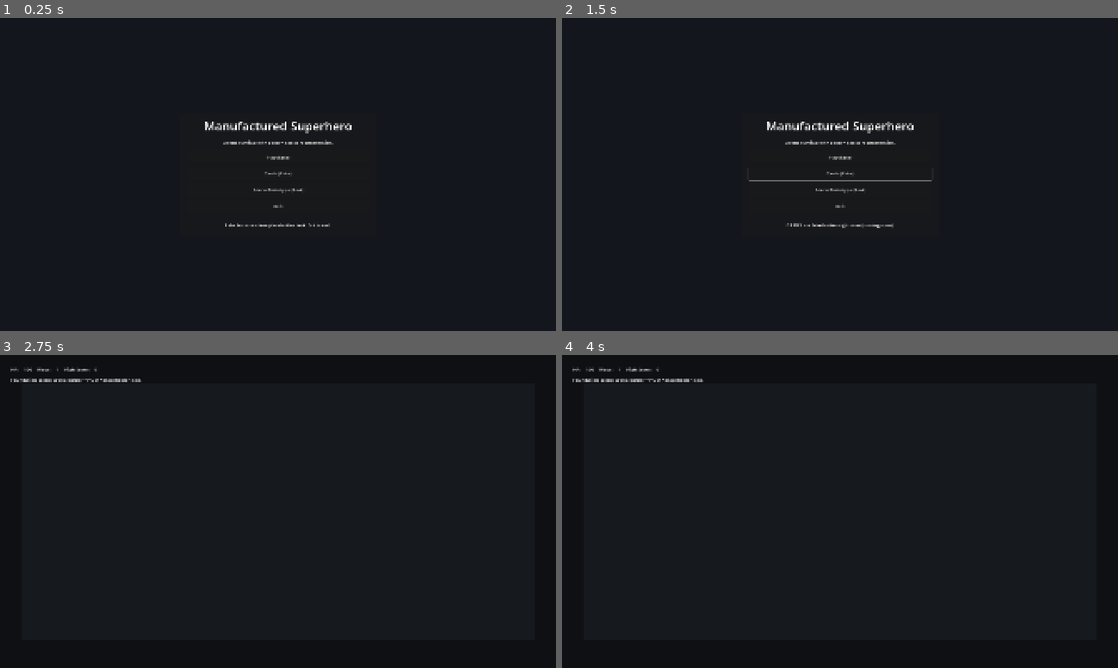
Above: before the commit, frames 1-4 (two rows, left to right).
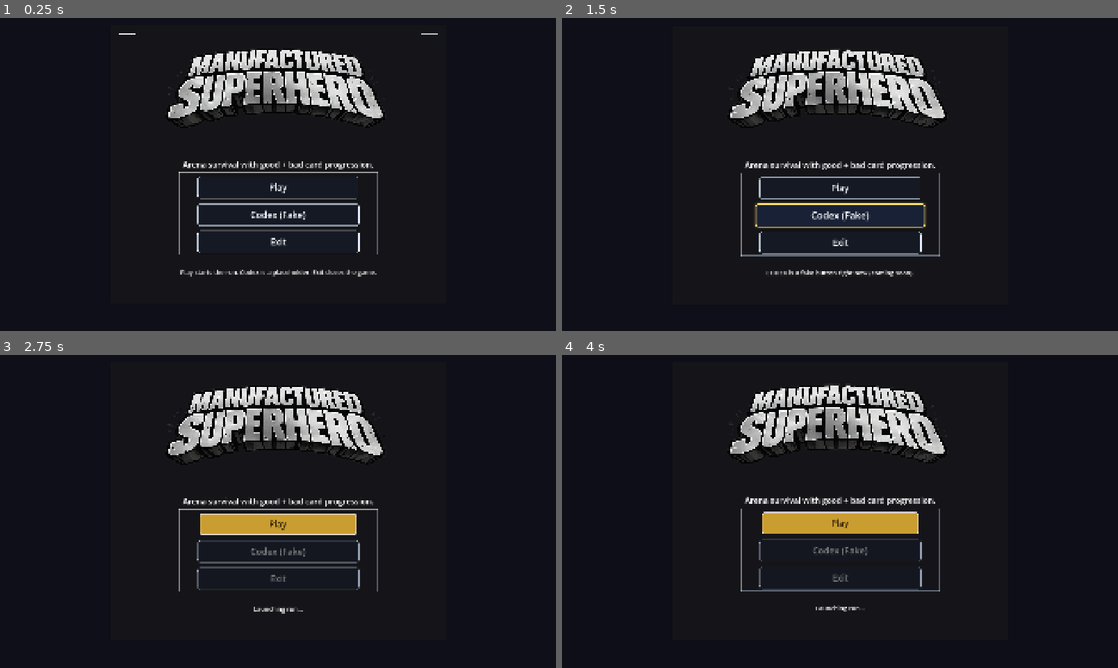
Above: after the commit, the same moments.

Repository: harrisonlee0808-alt/manufactured-superhero
Game: Godot game, scene res://scenes/MainMenu.tscn
The game is run twice, just before and just after one commit, with the same random seed, the same clock (stepped at 60 frames per second) and the same inputs.
Inputs (mouse positions are in pixels of both pictures, inside the frame that each line leads up to):
- Up to frame 1 (0.25 s): no input
- Up to frame 2 (1.5 s): click (840, 171) at 0.5 s, where only the run before the commit has a clickable "Cards (Fake)"; click (840, 215) at 1.25 s, where only the run after the commit has a clickable "Codex (Fake)"
- Up to frame 3 (2.75 s): click (278, 527) at 2 s, where only the run before the commit has a clickable "Arena Prototype (Real)"
- Up to frame 4 (4 s): click (840, 524) at 2.75 s, where only the run after the commit has a clickable "Play"; click (840, 524) at 3.5 s, where only the run after the commit has a clickable "Play"

The runs differ from the first frame. In frame 1, 8.0% of the frame differs, in the area x 21-79%, y 4-83%; in frame 2, 10%, in the area x 29-70%, y 9-83%; in frame 3, 9.7%; in frame 4, 9.5%.

Commit message:
Furnished title screen

Diff:
--- a/scenes/MainMenu.tscn
+++ b/scenes/MainMenu.tscn
@@ -1,6 +1,60 @@
-[gd_scene load_steps=2 format=3]
+[gd_scene load_steps=6 format=3]
 
 [ext_resource type="Script" path="res://scripts/main_menu.gd" id="1_main_menu_script"]
+
+[sub_resource type="StyleBoxFlat" id="StyleBoxFlat_btn_normal"]
+bg_color = Color(0.08, 0.1, 0.145, 0.95)
+border_width_left = 2
+border_width_top = 2
+border_width_right = 2
+border_width_bottom = 2
+border_color = Color(0.9, 0.94, 1, 0.9)
+corner_radius_top_left = 10
+corner_radius_top_right = 10
+corner_radius_bottom_right = 10
+corner_radius_bottom_left = 10
+shadow_color = Color(0, 0, 0, 0.45)
+shadow_size = 4
+
+[sub_resource type="StyleBoxFlat" id="StyleBoxFlat_btn_hover"]
+bg_color = Color(0.09, 0.12, 0.18, 0.98)
+border_width_left = 3
+border_width_top = 3
+border_width_right = 3
+border_width_bottom = 3
+border_color = Color(1, 0.83, 0.35, 0.95)
+corner_radius_top_left = 10
+corner_radius_top_right = 10
+corner_radius_bottom_right = 10
+corner_radius_bottom_left = 10
+shadow_color = Color(1, 0.8, 0.25, 0.18)
+shadow_size = 6
+
+[sub_resource type="StyleBoxFlat" id="StyleBoxFlat_btn_pressed"]
+bg_color = Color(0.07, 0.09, 0.13, 0.98)
+border_width_left = 3
+border_width_top = 3
+border_width_right = 3
+border_width_bottom = 3
+border_color = Color(1, 0.75, 0.22, 0.98)
+corner_radius_top_left = 10
+corner_radius_top_right = 10
+corner_radius_bottom_right = 10
+corner_radius_bottom_left = 10
+shadow_color = Color(1, 0.72, 0.2, 0.14)
+shadow_size = 4
+
+[sub_resource type="StyleBoxFlat" id="StyleBoxFlat_btn_disabled"]
+bg_color = Color(0.08, 0.1, 0.145, 0.55)
+border_width_left = 2
+border_width_top = 2
+border_width_right = 2
+border_width_bottom = 2
+border_color = Color(0.7, 0.76, 0.86, 0.45)
+corner_radius_top_left = 10
+corner_radius_top_right = 10
+corner_radius_bottom_right = 10
+corner_radius_bottom_left = 10
 
 [node name="MainMenu" type="Control"]
 layout_mode = 3
@@ -18,77 +72,237 @@
 anchor_bottom = 1.0
 grow_horizontal = 2
 grow_vertical = 2
-color = Color(0.0784314, 0.0862745, 0.113725, 1)
+color = Color(0.0470588, 0.054902, 0.0745098, 1)
+
+[node name="AmbientTint" type="ColorRect" parent="."]
+layout_mode = 1
+anchors_preset = 15
+anchor_right = 1.0
+anchor_bottom = 1.0
+grow_horizontal = 2
+grow_vertical = 2
+mouse_filter = 2
+color = Color(0.141176, 0.0862745, 0.282353, 0.1)
 
 [node name="MainLayout" type="CenterContainer" parent="."]
 layout_mode = 1
 anchors_preset = 15
 anchor_right = 1.0
 anchor_bottom = 1.0
+offset_top = 24.0
+offset_bottom = 24.0
 grow_horizontal = 2
 grow_vertical = 2
 
 [node name="Panel" type="Panel" parent="MainLayout"]
-custom_minimum_size = Vector2(680, 420)
-layout_mode = 2
+custom_minimum_size = Vector2(1160, 960)
+layout_mode = 2
+
+[node name="PanelDecor" type="Control" parent="MainLayout/Panel"]
+layout_mode = 1
+anchors_preset = 15
+anchor_right = 1.0
+anchor_bottom = 1.0
+grow_horizontal = 2
+grow_vertical = 2
+mouse_filter = 2
+
+[node name="OuterTopLine" type="ColorRect" parent="MainLayout/Panel/PanelDecor"]
+layout_mode = 1
+anchors_preset = 10
+anchor_right = 1.0
+offset_left = 16.0
+offset_top = 14.0
+offset_right = -16.0
+offset_bottom = 16.0
+grow_horizontal = 2
+color = Color(1, 1, 1, 0.75)
+
+[node name="OuterBottomLine" type="ColorRect" parent="MainLayout/Panel/PanelDecor"]
+layout_mode = 1
+anchors_preset = 12
+anchor_top = 1.0
+anchor_right = 1.0
+anchor_bottom = 1.0
+offset_left = 16.0
+offset_top = -16.0
+offset_right = -16.0
+offset_bottom = -14.0
+grow_horizontal = 2
+grow_vertical = 0
+color = Color(0.8, 0.88, 1, 0.45)
+
+[node name="OuterLeftLine" type="ColorRect" parent="MainLayout/Panel/PanelDecor"]
+layout_mode = 1
+anchors_preset = 9
+anchor_right = 0.0
+anchor_bottom = 1.0
+offset_left = 14.0
+offset_top = 16.0
+offset_right = 16.0
+offset_bottom = -16.0
+grow_vertical = 2
+color = Color(1, 1, 1, 0.55)
+
+[node name="OuterRightLine" type="ColorRect" parent="MainLayout/Panel/PanelDecor"]
+layout_mode = 1
+anchors_preset = 11
+anchor_left = 1.0
+anchor_top = 0.0
+anchor_right = 1.0
+anchor_bottom = 1.0
+offset_left = -16.0
+offset_top = 16.0
+offset_right = -14.0
+offset_bottom = -16.0
+grow_vertical = 2
+color = Color(0.8, 0.88, 1, 0.42)
+
+[node name="CornerTLH" type="ColorRect" parent="MainLayout/Panel/PanelDecor"]
+layout_mode = 0
+offset_left = 28.0
+offset_top = 28.0
+offset_right = 86.0
+offset_bottom = 30.0
+color = Color(1, 1, 1, 0.9)
+
+[node name="CornerTLV" type="ColorRect" parent="MainLayout/Panel/PanelDecor"]
+layout_mode = 0
+offset_left = 28.0
+offset_top = 28.0
+offset_right = 30.0
+offset_bottom = 86.0
+color = Color(1, 1, 1, 0.9)
+
+[node name="CornerTRH" type="ColorRect" parent="MainLayout/Panel/PanelDecor"]
+layout_mode = 0
+offset_left = 1074.0
+offset_top = 28.0
+offset_right = 1132.0
+offset_bottom = 30.0
+color = Color(0.88, 0.92, 1, 0.8)
+
+[node name="CornerTRV" type="ColorRect" parent="MainLayout/Panel/PanelDecor"]
+layout_mode = 0
+offset_left = 1130.0
+offset_top = 28.0
+offset_right = 1132.0
+offset_bottom = 86.0
+color = Color(0.88, 0.92, 1, 0.8)
+
+[node name="ButtonFringeTop" type="ColorRect" parent="MainLayout/Panel/PanelDecor"]
+layout_mode = 0
+offset_left = 236.0
+offset_top = 506.0
+offset_right = 924.0
+offset_bottom = 509.0
+color = Color(1, 1, 1, 0.55)
+
+[node name="ButtonFringeBottom" type="ColorRect" parent="MainLayout/Panel/PanelDecor"]
+layout_mode = 0
+offset_left = 236.0
+offset_top = 790.0
+offset_right = 924.0
+offset_bottom = 793.0
+color = Color(0.8, 0.88, 1, 0.4)
+
+[node name="ButtonFringeLeft" type="ColorRect" parent="MainLayout/Panel/PanelDecor"]
+layout_mode = 0
+offset_left = 236.0
+offset_top = 506.0
+offset_right = 239.0
+offset_bottom = 793.0
+color = Color(1, 1, 1, 0.45)
+
+[node name="ButtonFringeRight" type="ColorRect" parent="MainLayout/Panel/PanelDecor"]
+layout_mode = 0
+offset_left = 921.0
+offset_top = 506.0
+offset_right = 924.0
+offset_bottom = 793.0
+color = Color(0.8, 0.88, 1, 0.35)
 
 [node name="Content" type="VBoxContainer" parent="MainLayout/Panel"]
 layout_mode = 1
 anchors_preset = 15
 anchor_right = 1.0
 anchor_bottom = 1.0
-offset_left = 24.0
-offset_top = 24.0
-offset_right = -24.0
-offset_bottom = -24.0
-grow_horizontal = 2
-grow_vertical = 2
-theme_override_constants/separation = 16
-
-[node name="TitleLabel" type="Label" parent="MainLayout/Panel/Content"]
-layout_mode = 2
-theme_override_font_sizes/font_size = 42
-text = "Manufactured Superhero"
-horizontal_alignment = 1
+offset_left = 44.0
+offset_top = 60.0
+offset_right = -44.0
+offset_bottom = -36.0
+grow_horizontal = 2
+grow_vertical = 2
+theme_override_constants/separation = 20
+
+[node name="TitleImage" type="TextureRect" parent="MainLayout/Panel/Content"]
+custom_minimum_size = Vector2(0, 380)
+layout_mode = 2
+expand_mode = 1
+stretch_mode = 5
+z_index = 20
 
 [node name="SubtitleLabel" type="Label" parent="MainLayout/Panel/Content"]
 layout_mode = 2
+theme_override_font_sizes/font_size = 28
 text = "Arena survival with good + bad card progression."
 horizontal_alignment = 1
 
 [node name="Buttons" type="VBoxContainer" parent="MainLayout/Panel/Content"]
 layout_mode = 2
-theme_override_constants/separation = 10
+theme_override_constants/separation = 16
 
 [node name="PlayButton" type="Button" parent="MainLayout/Panel/Content/Buttons"]
-custom_minimum_size = Vector2(0, 46)
-layout_mode = 2
-text = "Play (Fake)"
-
-[node name="CardsButton" type="Button" parent="MainLayout/Panel/Content/Buttons"]
-custom_minimum_size = Vector2(0, 46)
-layout_mode = 2
-text = "Cards (Fake)"
-
-[node name="ArenaPrototypeButton" type="Button" parent="MainLayout/Panel/Content/Buttons"]
-custom_minimum_size = Vector2(0, 46)
-layout_mode = 2
-text = "Arena Prototype (Real)"
+custom_minimum_size = Vector2(560, 78)
+layout_mode = 2
+size_flags_horizontal = 4
+theme_override_colors/font_color = Color(0.96, 0.98, 1, 1)
+theme_override_colors/font_hover_color = Color(1, 0.97, 0.88, 1)
+theme_override_colors/font_pressed_color = Color(1, 0.94, 0.82, 1)
+theme_override_styles/normal = SubResource("StyleBoxFlat_btn_normal")
+theme_override_styles/hover = SubResource("StyleBoxFlat_btn_hover")
+theme_override_styles/pressed = SubResource("StyleBoxFlat_btn_pressed")
+theme_override_styles/disabled = SubResource("StyleBoxFlat_btn_disabled")
+theme_override_font_sizes/font_size = 31
+text = "Play"
+
+[node name="CodexButton" type="Button" parent="MainLayout/Panel/Content/Buttons"]
+custom_minimum_size = Vector2(560, 78)
+layout_mode = 2
+size_flags_horizontal = 4
+theme_override_colors/font_color = Color(0.96, 0.98, 1, 1)
+theme_override_colors/font_hover_color = Color(1, 0.97, 0.88, 1)
+theme_override_colors/font_pressed_color = Color(1, 0.94, 0.82, 1)
+theme_override_styles/normal = SubResource("StyleBoxFlat_btn_normal")
+theme_override_styles/hover = SubResource("StyleBoxFlat_btn_hover")
+theme_override_styles/pressed = SubResource("StyleBoxFlat_btn_pressed")
+theme_override_styles/disabled = SubResource("StyleBoxFlat_btn_disabled")
+theme_override_font_sizes/font_size = 31
+text = "Codex (Fake)"
 
 [node name="ExitButton" type="Button" parent="MainLayout/Panel/Content/Buttons"]
-custom_minimum_size = Vector2(0, 46)
-layout_mode = 2
+custom_minimum_size = Vector2(560, 78)
+layout_mode = 2
+size_flags_horizontal = 4
+theme_override_colors/font_color = Color(0.96, 0.98, 1, 1)
+theme_override_colors/font_hover_color = Color(1, 0.97, 0.88, 1)
+theme_override_colors/font_pressed_color = Color(1, 0.94, 0.82, 1)
+theme_override_styles/normal = SubResource("StyleBoxFlat_btn_normal")
+theme_override_styles/hover = SubResource("StyleBoxFlat_btn_hover")
+theme_override_styles/pressed = SubResource("StyleBoxFlat_btn_pressed")
+theme_override_styles/disabled = SubResource("StyleBoxFlat_btn_disabled")
+theme_override_font_sizes/font_size = 31
 text = "Exit"
 
 [node name="StatusLabel" type="Label" parent="MainLayout/Panel/Content"]
-custom_minimum_size = Vector2(0, 54)
-layout_mode = 2
-text = "Fake buttons show placeholder text. Exit is real."
+custom_minimum_size = Vector2(0, 90)
+layout_mode = 2
+theme_override_font_sizes/font_size = 22
+text = "Loading title image from assets/images/title.png..."
 horizontal_alignment = 1
 vertical_alignment = 1
 autowrap_mode = 3
 
 [connection signal="pressed" from="MainLayout/Panel/Content/Buttons/PlayButton" to="." method="_on_play_button_pressed"]
-[connection signal="pressed" from="MainLayout/Panel/Content/Buttons/CardsButton" to="." method="_on_cards_button_pressed"]
-[connection signal="pressed" from="MainLayout/Panel/Content/Buttons/ArenaPrototypeButton" to="." method="_on_arena_prototype_button_pressed"]
+[connection signal="pressed" from="MainLayout/Panel/Content/Buttons/CodexButton" to="." method="_on_codex_button_pressed"]
 [connection signal="pressed" from="MainLayout/Panel/Content/Buttons/ExitButton" to="." method="_on_exit_button_pressed"]
--- a/scripts/main_menu.gd
+++ b/scripts/main_menu.gd
@@ -1,20 +1,219 @@
 extends Control
 
+const TITLE_IMAGE_PATH := "res://assets/images/title.png"
+const BASE_STATUS := "Play starts the run. Codex is a placeholder. Exit closes the game."
+
+const BUTTON_NORMAL_SCALE := Vector2(1.0, 1.0)
+const BUTTON_HOVER_SCALE := Vector2(1.05, 1.05)
+const BUTTON_PRESS_SCALE := Vector2(0.97, 0.97)
+const BUTTON_NORMAL_TINT := Color(1.0, 1.0, 1.0, 1.0)
+const BUTTON_HOVER_TINT := Color(1.08, 1.08, 1.18, 1.0)
+const BUTTON_PRESS_TINT := Color(0.92, 0.92, 1.05, 1.0)
+const PLAY_TRANSITION_SECONDS := 2.0
+
+@onready var title_texture_rect: TextureRect = $MainLayout/Panel/Content/TitleImage
+@onready var panel: Panel = $MainLayout/Panel
+@onready var ambient_tint: ColorRect = $AmbientTint
 @onready var status_label: Label = $MainLayout/Panel/Content/StatusLabel
+@onready var buttons_container: VBoxContainer = $MainLayout/Panel/Content/Buttons
+@onready var play_button: Button = $MainLayout/Panel/Content/Buttons/PlayButton
+@onready var codex_button: Button = $MainLayout/Panel/Content/Buttons/CodexButton
+@onready var exit_button: Button = $MainLayout/Panel/Content/Buttons/ExitButton
+
+var _button_tweens: Dictionary = {}
+var _menu_time: float = 0.0
+var _panel_base_position: Vector2
+var _is_play_transitioning: bool = false
+var _play_shimmer: ColorRect
+var _play_shimmer_material: ShaderMaterial
+
+
+func _ready() -> void:
+	_panel_base_position = panel.position
+	_setup_dynamic_buttons()
+	_setup_play_transition_fx()
+	set_process(true)
+
+	if FileAccess.file_exists(TITLE_IMAGE_PATH):
+		var image := Image.new()
+		var load_error := image.load(TITLE_IMAGE_PATH)
+		if load_error == OK:
+			title_texture_rect.texture = ImageTexture.create_from_image(image)
+			# Keep title on top so it draws after menu controls.
+			title_texture_rect.z_index = 20
+			# Make the title art appear larger.
+			title_texture_rect.stretch_mode = TextureRect.STRETCH_KEEP_ASPECT_COVERED
+			status_label.text = BASE_STATUS
+		else:
+			status_label.text = "Could not load assets/images/title.png as an image file."
+	else:
+		status_label.text = "Missing title image at assets/images/title.png"
+
+
+func _process(delta: float) -> void:
+	_menu_time += delta
+	panel.position.y = _panel_base_position.y + sin(_menu_time * 1.2) * 3.0
+	ambient_tint.color.a = 0.09 + (sin(_menu_time * 0.8) * 0.015)
+
+
+func _setup_dynamic_buttons() -> void:
+	for child in buttons_container.get_children():
+		var button := child as Button
+		if button == null:
+			continue
+
+		button.focus_mode = Control.FOCUS_NONE
+		button.pivot_offset = button.size * 0.5
+		button.mouse_entered.connect(_on_button_hovered.bind(button))
+		button.mouse_exited.connect(_on_button_unhovered.bind(button))
+		button.button_down.connect(_on_button_pressed_visual.bind(button))
+		button.button_up.connect(_on_button_released_visual.bind(button))
+		_animate_button(button, BUTTON_NORMAL_SCALE, BUTTON_NORMAL_TINT, 0.01)
+
+
+func _setup_play_transition_fx() -> void:
+	play_button.clip_contents = true
+	_play_shimmer = ColorRect.new()
+	_play_shimmer.name = "PlayShimmer"
+	_play_shimmer.set_anchors_preset(Control.PRESET_FULL_RECT)
+	_play_shimmer.mouse_filter = Control.MOUSE_FILTER_IGNORE
+	_play_shimmer.z_index = 60
+	_play_shimmer.visible = false
+	_play_shimmer.color = Color(1, 1, 1, 1)
+
+	var shimmer_shader := Shader.new()
+	shimmer_shader.code = """
+shader_type canvas_item;
+uniform vec4 shimmer_color : source_color = vec4(1.0, 1.0, 1.0, 0.9);
+uniform float progress = -0.5;
+
+void fragment() {
+	vec2 uv = UV;
+	float diagonal = uv.x - uv.y;
+	float center = mix(-1.2, 1.2, progress);
+	float width = mix(0.03, 0.26, clamp(uv.y, 0.0, 1.0));
+	float band = 1.0 - smoothstep(width, width + 0.06, abs(diagonal - center));
+	COLOR = vec4(shimmer_color.rgb, band * shimmer_color.a);
+}
+"""
+
+	_play_shimmer_material = ShaderMaterial.new()
+	_play_shimmer_material.shader = shimmer_shader
+	_play_shimmer.material = _play_shimmer_material
+	play_button.add_child(_play_shimmer)
+
+
+func _on_button_hovered(button: Button) -> void:
+	if _is_play_transitioning:
+		return
+	if button.text.begins_with("Play"):
+		status_label.text = "Start a new run now."
+	elif button.text.begins_with("Codex"):
+		status_label.text = "Codex is a placeholder menu option for now."
+	elif button.text.begins_with("Exit"):
+		status_label.text = "Exit the game."
+	_animate_button(button, BUTTON_HOVER_SCALE, BUTTON_HOVER_TINT, 0.12)
+
+
+func _on_button_unhovered(button: Button) -> void:
+	if _is_play_transitioning:
+		return
+	status_label.text = BASE_STATUS
+	_animate_button(button, BUTTON_NORMAL_SCALE, BUTTON_NORMAL_TINT, 0.12)
+
+
+func _on_button_pressed_visual(button: Button) -> void:
+	if _is_play_transitioning and button != play_button:
+		return
+	_animate_button(button, BUTTON_PRESS_SCALE, BUTTON_PRESS_TINT, 0.06)
+
+
+func _on_button_released_visual(button: Button) -> void:
+	if _is_play_transitioning:
+		return
+	if button.is_hovered():
+		_animate_button(button, BUTTON_HOVER_SCALE, BUTTON_HOVER_TINT, 0.08)
+	else:
+		_animate_button(button, BUTTON_NORMAL_SCALE, BUTTON_NORMAL_TINT, 0.08)
+
+
+func _animate_button(button: Button, scale_target: Vector2, tint_target: Color, duration: float) -> void:
+	var key := button.get_path()
+	if _button_tweens.has(key):
+		var previous_tween := _button_tweens[key] as Tween
+		if previous_tween:
+			previous_tween.kill()
+
+	var tween := create_tween().set_trans(Tween.TRANS_SINE).set_ease(Tween.EASE_OUT)
+	tween.parallel().tween_property(button, "scale", scale_target, duration)
+	tween.parallel().tween_property(button, "modulate", tint_target, duration)
+	_button_tweens[key] = tween
 
 
 func _on_play_button_pressed() -> void:
-	status_label.text = "PLAY is a fake button right now (coming soon)."
-
-
-func _on_cards_button_pressed() -> void:
-	status_label.text = "CARDS is a fake button right now (coming soon)."
-
-
-func _on_arena_prototype_button_pressed() -> void:
+	if _is_play_transitioning:
+		return
+	_is_play_transitioning = true
+	_begin_play_transition_visuals()
+	await get_tree().create_timer(1.0).timeout
+	_start_play_shimmer()
+	await get_tree().create_timer(max(PLAY_TRANSITION_SECONDS - 1.0, 0.0)).timeout
 	GameState.start_new_run()
 	get_tree().change_scene_to_file("res://scenes/GameRoot.tscn")
 
 
+func _begin_play_transition_visuals() -> void:
+	status_label.text = "Launching run..."
+	codex_button.disabled = true
+	exit_button.disabled = true
+
+	var gold_style := StyleBoxFlat.new()
+	gold_style.bg_color = Color(0.86, 0.67, 0.18, 1.0)
+	gold_style.border_width_left = 4
+	gold_style.border_width_top = 4
+	gold_style.border_width_right = 4
+	gold_style.border_width_bottom = 4
+	gold_style.border_color = Color(1.0, 0.96, 0.86, 1.0)
+	gold_style.corner_radius_top_left = 10
+	gold_style.corner_radius_top_right = 10
+	gold_style.corner_radius_bottom_right = 10
+	gold_style.corner_radius_bottom_left = 10
+
+	play_button.add_theme_stylebox_override("normal", gold_style)
+	play_button.add_theme_stylebox_override("hover", gold_style)
+	play_button.add_theme_stylebox_override("pressed", gold_style)
+	play_button.add_theme_stylebox_override("disabled", gold_style)
+	play_button.add_theme_stylebox_override("focus", gold_style)
+	play_button.add_theme_color_override("font_color", Color(0.19, 0.13, 0.03, 1.0))
+	play_button.add_theme_color_override("font_hover_color", Color(0.19, 0.13, 0.03, 1.0))
+	play_button.add_theme_color_override("font_pressed_color", Color(0.19, 0.13, 0.03, 1.0))
+	play_button.scale = BUTTON_NORMAL_SCALE
+	play_button.modulate = Color(1, 1, 1, 1)
+
+	_play_shimmer.visible = false
+	_play_shimmer.modulate = Color(1, 1, 1, 1)
+	_play_shimmer_material.set_shader_parameter("progress", -0.35)
+
+
+func _start_play_shimmer() -> void:
+	_play_shimmer.visible = true
+	_play_shimmer.modulate = Color(1, 1, 1, 1)
+	_play_shimmer_material.set_shader_parameter("progress", -0.35)
+
+	var shimmer_tween := create_tween().set_trans(Tween.TRANS_CUBIC).set_ease(Tween.EASE_OUT)
+	shimmer_tween.tween_method(
+		func(v: float) -> void:
+			_play_shimmer_material.set_shader_parameter("progress", v),
+		-0.35,
+		1.35,
+		0.75
+	)
+	shimmer_tween.parallel().tween_property(_play_shimmer, "modulate:a", 0.0, 0.25).set_delay(0.62)
+
+
+func _on_codex_button_pressed() -> void:
+	status_label.text = "CODEX is a fake button right now (coming soon)."
+
+
 func _on_exit_button_pressed() -> void:
 	get_tree().quit()
Binary file added: assets/images/title.png
Not shown, changed: README.md
